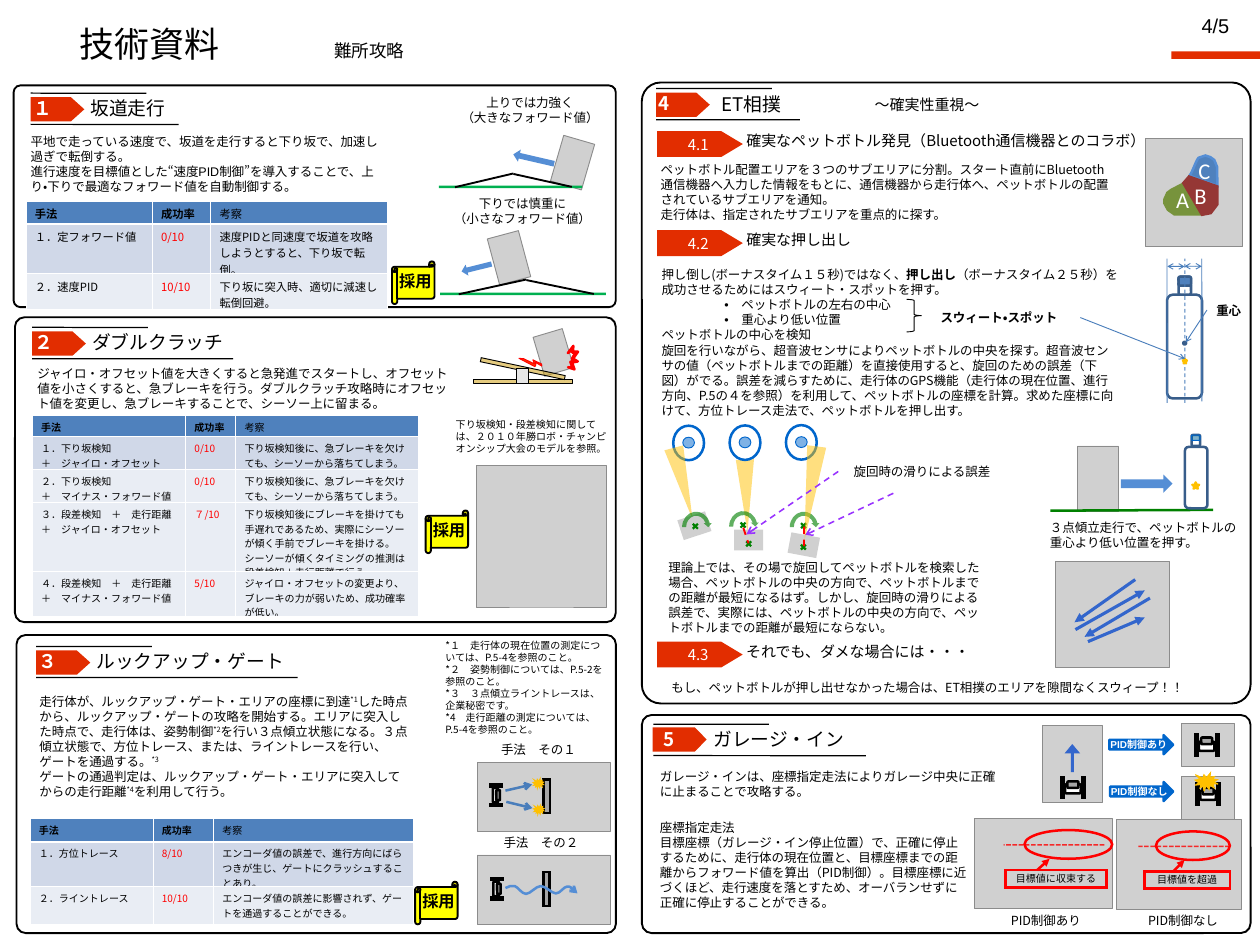
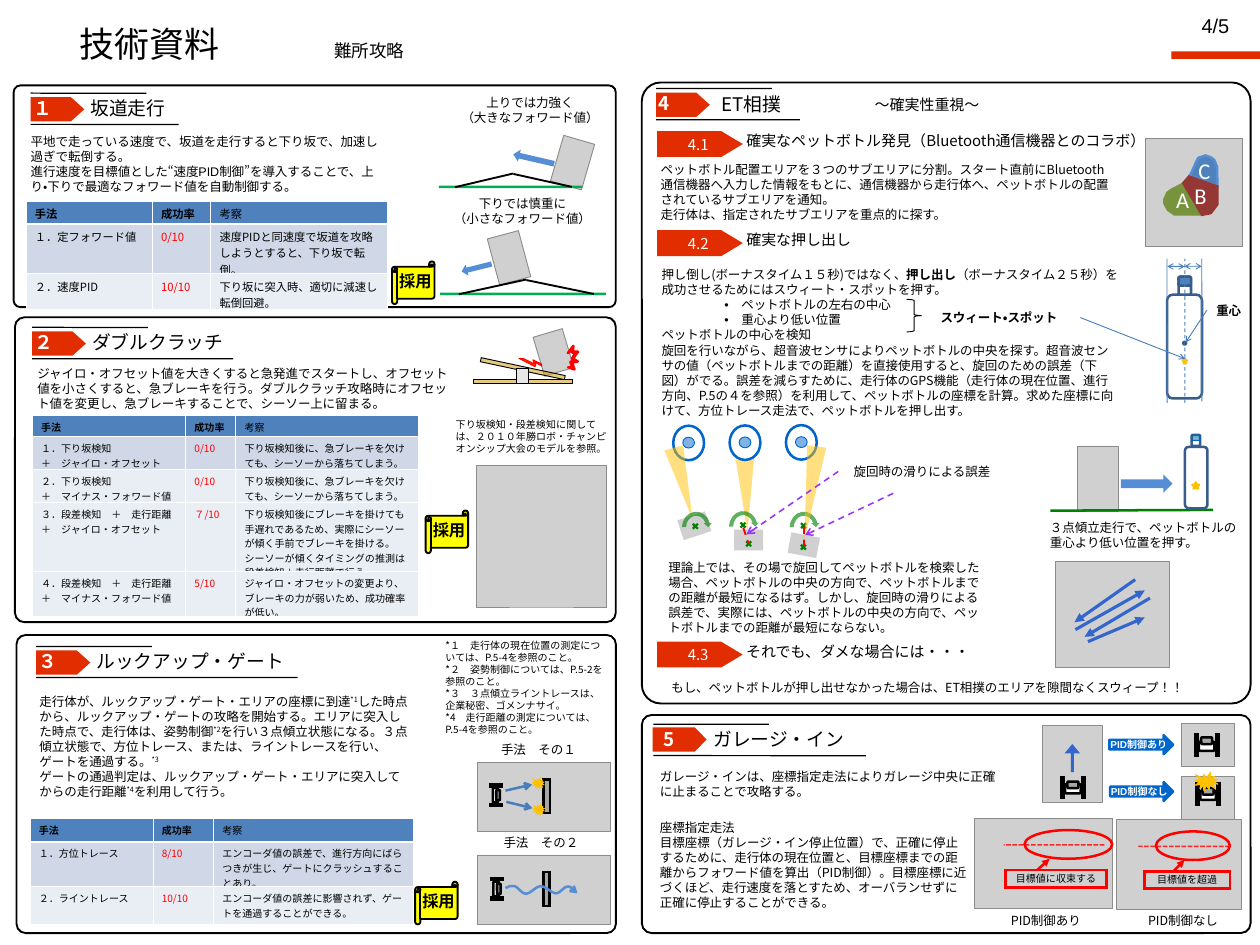
Before and after one commit to jrits/model2011, a slide deck: slide 1 of model_4/222_hamarobo_model_4.ppt. Drawn at 1260x945 pixels with LibreOffice and Linux fonts; fonts in the diff are those of the drawing; grey boxes stand for pictures; background and template pictures are left out. Boxes give left, top, right and bottom in pixels: in the first picture for what was removed or moved away, otherwise in the second. Text is boxed around its words. In the diff, an @@ line names an element or a change of style, - is before the commit and + after.

Commit message:
ルック・アップゲートのデスマス調を修正。

```diff
--- a/model_4/222_hamarobo_model_4.ppt
+++ b/model_4/222_hamarobo_model_4.ppt
@@ text at (x1=445, y1=688, x2=600, y2=710): text changed @@
-*３ ３点傾立ライントレースは、企業秘密です。
+*３ ３点傾立ライントレースは、企業秘密、ゴメンナサイ。
```
